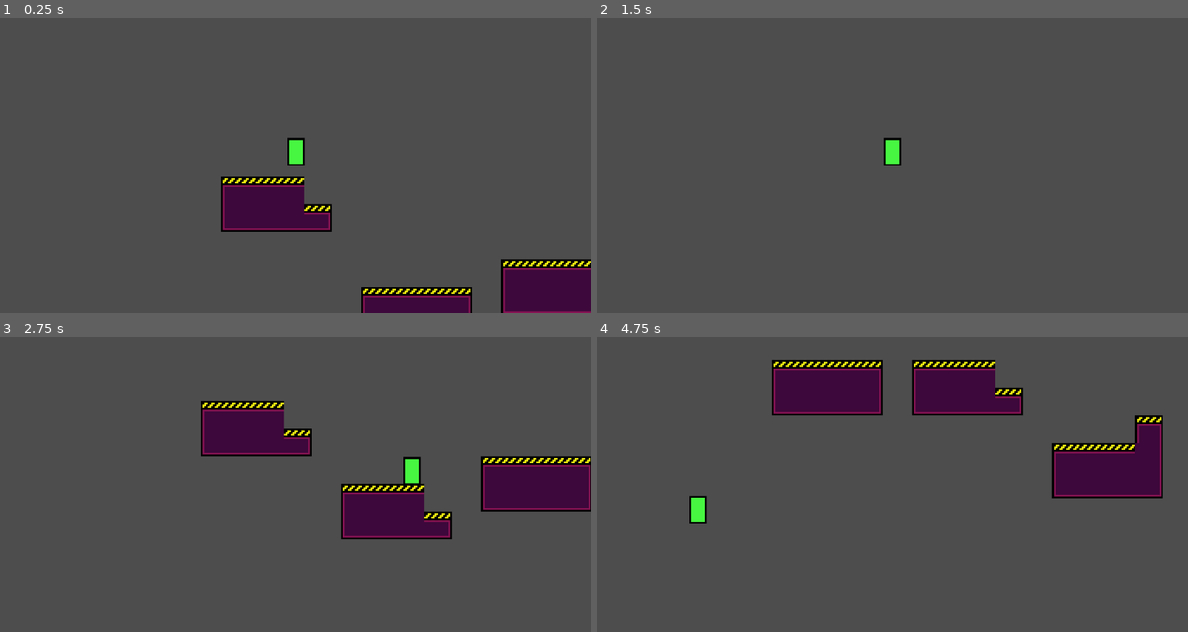
Above: before the commit, frames 1-4 (two rows, left to right).
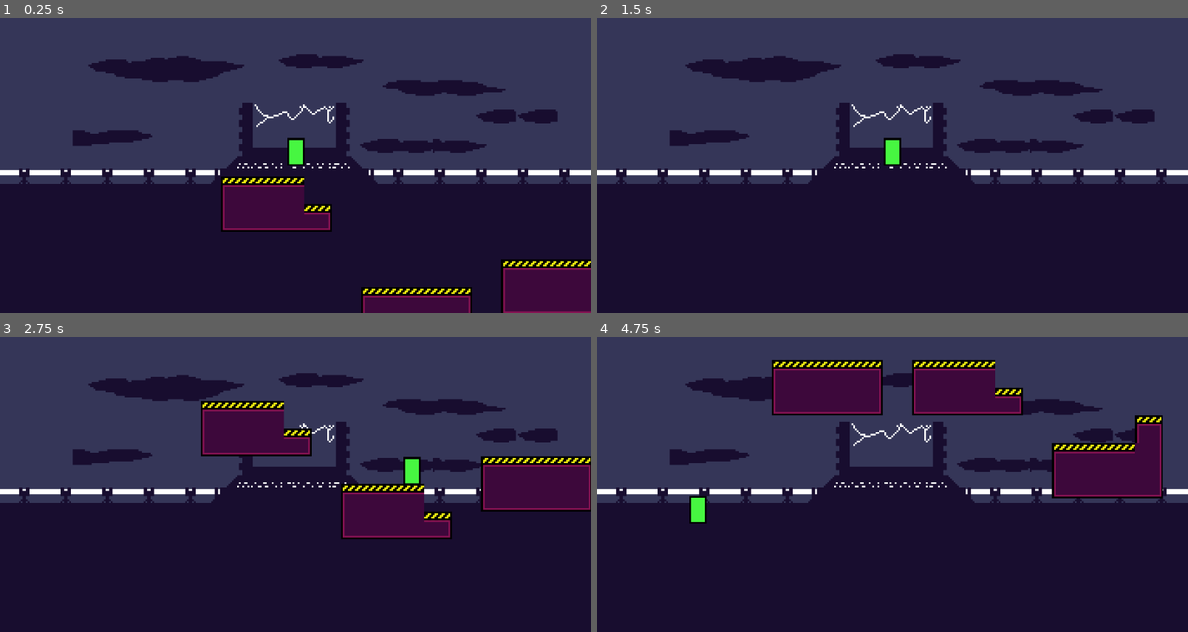
Above: after the commit, the same moments.

Repository: OwlyCode/LD51
Game: Godot game, scene res://main.tscn
Same seed, same stepped clock (60 frames per second), same inputs: the game is played once before the commit and once after it.
Inputs:
- Up to frame 1 (0.25 s): no input
- Up to frame 2 (1.5 s): hold Right (right) 0.53-1.28 s; tap Space (jump) at 0.77 s; hold A (left) from 1.28 s (still down)
- Up to frame 3 (2.75 s): tap Space (jump) at 1.52 s; release A (left) at 2.03 s; hold Right (right) from 2.03 s (still down)
- Up to frame 4 (4.75 s): tap Space (jump) at 3.02, 3.77, 4.52 s; release Right (right) at 3.53 s; hold A (left) from 3.53 s (still down)

The runs differ from the first frame. In frame 1, 46% of the frame differs, in the area x 0-100%, y 12-100%; in frame 2, 54%; in frame 3, 50%; in frame 4, 52%.

Commit message:
Added parallax background

Diff:
--- a/main.tscn
+++ b/main.tscn
@@ -1,8 +1,9 @@
-[gd_scene load_steps=4 format=3 uid="uid://c4j6enbgs1r70"]
+[gd_scene load_steps=5 format=3 uid="uid://c4j6enbgs1r70"]
 
 [ext_resource type="PackedScene" uid="uid://c3ijc54xdmkip" path="res://player.tscn" id="2_5gbvf"]
 [ext_resource type="Script" path="res://ChunkSpawner.gd" id="2_n1x2w"]
 [ext_resource type="Script" path="res://Camera2d.gd" id="2_tbqe3"]
+[ext_resource type="Texture2D" uid="uid://dc30xi0rghix3" path="res://arts/background.png" id="4_bfqeh"]
 
 [node name="Node2d" type="Node2D"]
 texture_filter = 1
@@ -19,3 +20,14 @@
 [node name="Player" parent="." instance=ExtResource("2_5gbvf")]
 position = Vector2(0, -31)
 mass = 70.0
+
+[node name="ParallaxBackground" type="ParallaxBackground" parent="."]
+
+[node name="ParallaxLayer" type="ParallaxLayer" parent="ParallaxBackground"]
+motion_scale = Vector2(0, 0)
+motion_offset = Vector2(170, 80)
+
+[node name="Sprite2d" type="Sprite2D" parent="ParallaxBackground/ParallaxLayer"]
+texture_filter = 1
+z_index = -100
+texture = ExtResource("4_bfqeh")
Binary file added: art-sources/background.aseprite
Binary file added: arts/background.png
Not shown, added: arts/background.png.import
Not shown, changed: TODO
